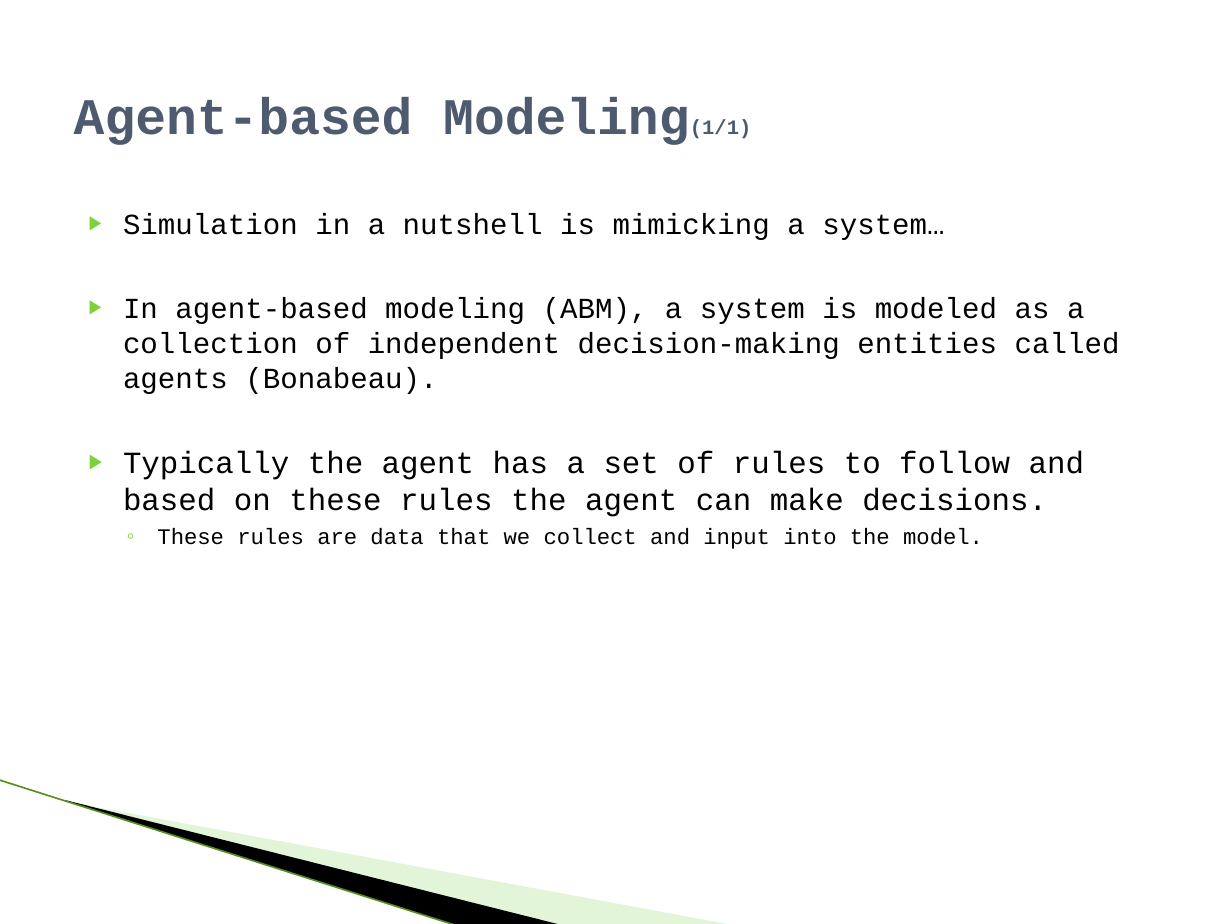
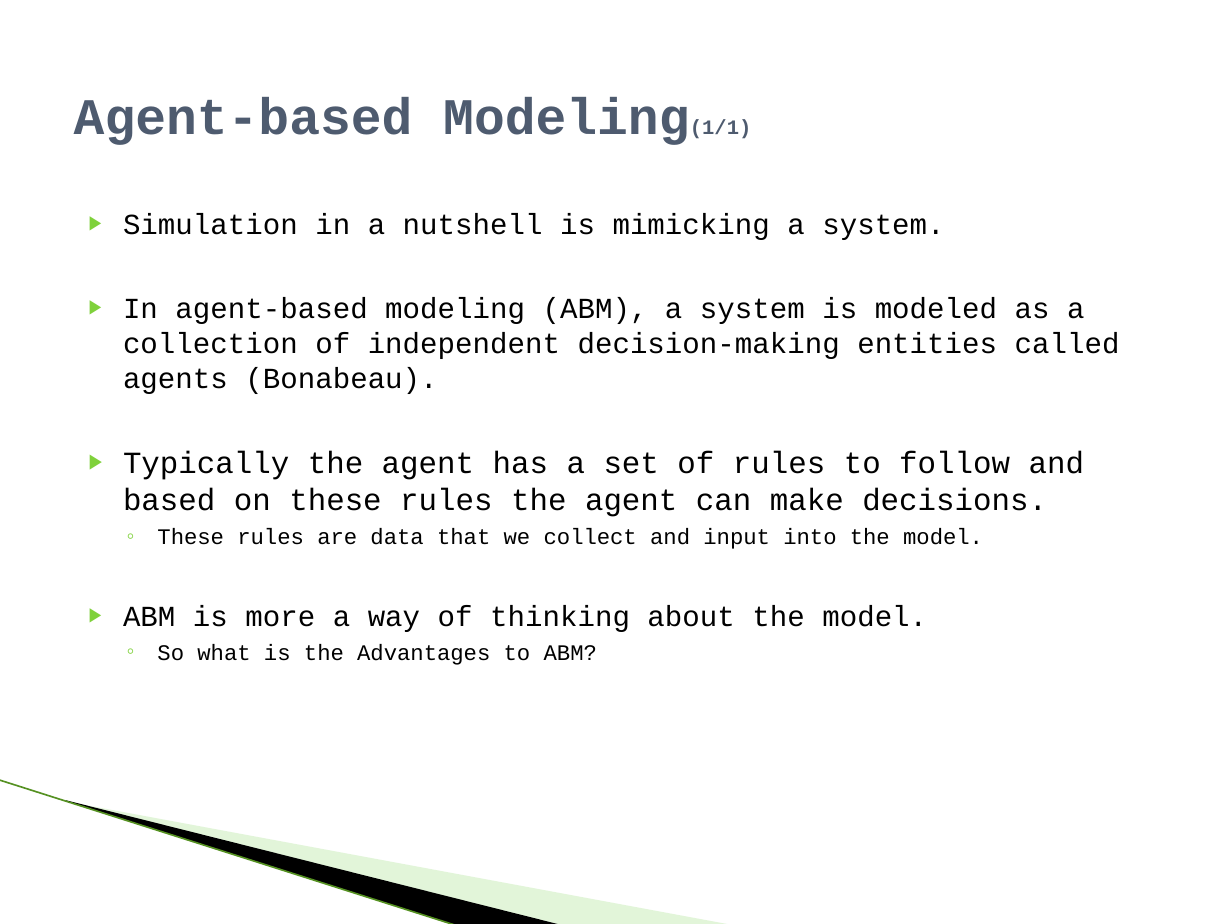
Before and after one commit to raodj/muse, a slide deck: slide 7 of Thesis/MUSE_Defense_presentation.pptx (slide 6 before the commit). Drawn at 1232x924 pixels with LibreOffice and Linux fonts; fonts in the diff are those of the drawing; background and template pictures are left out. Boxes give left, top, right and bottom in pixels: in the first picture for what was removed or moved away, otherwise in the second. Text is boxed around its words. In the diff, an @@ line names an element or a change of style, - is before the commit and + after.

Commit message:
Presentation is complete and typos fixed

```diff
--- a/Thesis/MUSE_Defense_presentation.pptx
+++ b/Thesis/MUSE_Defense_presentation.pptx
@@ text at bbox=[123, 214, 944, 240]: text changed @@
-▶ Simulation in a nutshell is mimicking a system…
+▶ Simulation in a nutshell is mimicking a system.
@@ text at bbox=[123, 605, 927, 665]: paragraphs added @@
+▶ ABM is more a way of thinking about the model.
+  ◦ So what is the Advantages to ABM?
```
Also in this commit, not shown: 19 other slides changed, 2 slides added.
